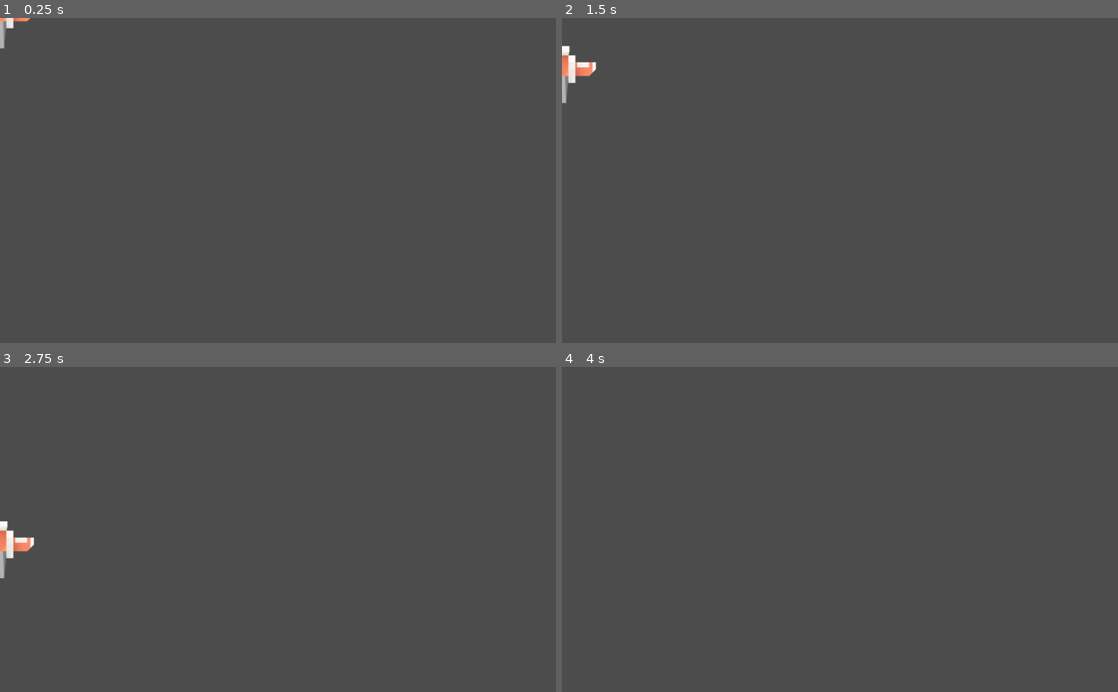
Above: before the commit, frames 1-4 (two rows, left to right).
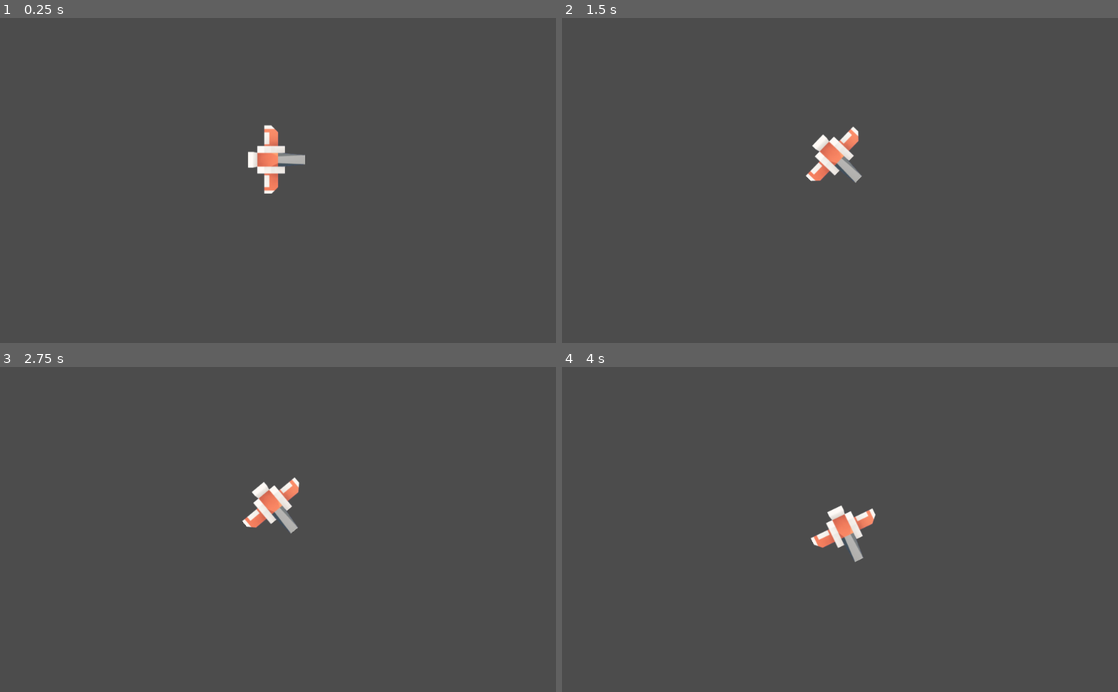
Above: after the commit, the same moments.

Repository: bux10/SpaceMultiplayer
Game: Godot game, scene res://Main.tscn
The game is run twice, just before and just after one commit, with the same random seed, the same clock (stepped at 60 frames per second) and the same inputs. Before the commit the project has no main scene; this scene is started directly in both runs.
Inputs:
- Up to frame 1 (0.25 s): no input
- Up to frame 2 (1.5 s): hold D (turn_right, bound only after the commit) 0.53-1.28 s; hold A (turn_left, bound only after the commit) from 1.28 s (still down)
- Up to frame 3 (2.75 s): release A (turn_left, bound only after the commit) at 2.03 s; hold D (turn_right, bound only after the commit) from 2.03 s (still down)
- Up to frame 4 (4 s): release D (turn_right, bound only after the commit) at 2.78 s; hold W (forward, bound only after the commit) 2.78-3.53 s; hold A (turn_left, bound only after the commit) from 3.53 s (still down)

The runs differ from the first frame. In frame 1, 1.1% of the frame differs, in the area x 0-55%, y 0-55%; in frame 2, 1.4%, in the area x 0-54%, y 8-51%; in frame 3, 1.4%; in frame 4, 0.9%.

Commit message:
moveable ship

Diff:
--- a/Main.tscn
+++ b/Main.tscn
@@ -1,40 +1,10 @@
-[gd_scene load_steps=3 format=2]
+[gd_scene load_steps=2 format=2]
 
-[ext_resource path="res://assets/spaceCraft1.png" type="Texture" id=1]
+[ext_resource path="res://Ship.tscn" type="PackedScene" id=1]
 
-[sub_resource type="CircleShape2D" id=1]
+[node name="Main" type="Node"]
 
-custom_solver_bias = 0.0
-radius = 50.9099
+[node name="Ship" parent="." index="0" instance=ExtResource( 1 )]
 
-[node name="Main" type="Node" index="0"]
-
-[node name="Ship" type="RigidBody2D" parent="." index="0"]
-
-input_pickable = false
-collision_layer = 1
-collision_mask = 1
-mode = 0
-mass = 1.0
-friction = 1.0
-bounce = 0.0
-gravity_scale = 1.0
-custom_integrator = false
-continuous_cd = 0
-contacts_reported = 0
-contact_monitor = false
-sleeping = false
-can_sleep = true
-linear_velocity = Vector2( 0, 0 )
-linear_damp = -1.0
-angular_velocity = 0.0
-angular_damp = -1.0
-
-[node name="player1" type="Sprite" parent="Ship" index="0"]
-
-texture = ExtResource( 1 )
-_sections_unfolded = [ "Transform" ]
-
-[node name="CollisionShape2D" type="CollisionShape2D" parent="Ship" index="1"]
-
-shape = SubResource( 1 )
+position = Vector2( 508.92, 260.937 )
+gravity_scale = 0.0
--- /dev/null
+++ b/Ship.gd
@@ -0,0 +1,23 @@
+extends RigidBody2D
+
+var speed = 200
+var rotation_speed = 80
+var max_speed = 150
+
+func _ready():
+	# Called when the node is added to the scene for the first time.
+	# Initialization here
+	pass
+
+func _process(delta):
+	if Input.is_action_pressed('forward'):
+		add_force(Vector2(0,0), Vector2(cos(rotation), sin(rotation))*delta*speed)
+#limit the velocity to max_speed
+	if get_linear_velocity().length() > max_speed:
+		set_linear_velocity(get_linear_velocity().normalized() * max_speed)
+
+	if Input.is_action_pressed('turn_left'):
+		set_angular_velocity(-rotation_speed * delta)
+
+	if Input.is_action_pressed('turn_right'):
+		set_angular_velocity(rotation_speed * delta)
--- /dev/null
+++ b/Ship.tscn
@@ -0,0 +1,45 @@
+[gd_scene load_steps=4 format=2]
+
+[ext_resource path="res://Ship.gd" type="Script" id=1]
+[ext_resource path="res://assets/spaceCraft1.png" type="Texture" id=2]
+
+[sub_resource type="CircleShape2D" id=1]
+
+custom_solver_bias = 0.0
+radius = 50.9099
+
+[node name="Ship" type="RigidBody2D" index="0"]
+
+input_pickable = false
+collision_layer = 1
+collision_mask = 1
+mode = 0
+mass = 1.0
+friction = 1.0
+bounce = 0.0
+gravity_scale = 1.0
+custom_integrator = false
+continuous_cd = 0
+contacts_reported = 0
+contact_monitor = false
+sleeping = false
+can_sleep = true
+linear_velocity = Vector2( 0, 0 )
+linear_damp = -1.0
+angular_velocity = 0.0
+angular_damp = -1.0
+script = ExtResource( 1 )
+_sections_unfolded = [ "Transform" ]
+__meta__ = {
+"_edit_group_": true
+}
+
+[node name="player1" type="Sprite" parent="." index="0"]
+
+rotation = -1.5708
+texture = ExtResource( 2 )
+_sections_unfolded = [ "Transform" ]
+
+[node name="CollisionShape2D" type="CollisionShape2D" parent="." index="1"]
+
+shape = SubResource( 1 )
--- a/project.godot
+++ b/project.godot
@@ -11,7 +11,19 @@
 [application]
 
 config/name="Multiplayer"
+run/main_scene="res://Main.tscn"
 config/icon="res://icon.png"
+
+[input]
+
+forward=[ Object(InputEventKey,"resource_local_to_scene":false,"resource_name":"","device":0,"alt":false,"shift":false,"control":false,"meta":false,"command":false,"pressed":false,"scancode":87,"unicode":0,"echo":false,"script":null)
+ ]
+backward=[ Object(InputEventKey,"resource_local_to_scene":false,"resource_name":"","device":0,"alt":false,"shift":false,"control":false,"meta":false,"command":false,"pressed":false,"scancode":83,"unicode":0,"echo":false,"script":null)
+ ]
+turn_right=[ Object(InputEventKey,"resource_local_to_scene":false,"resource_name":"","device":0,"alt":false,"shift":false,"control":false,"meta":false,"command":false,"pressed":false,"scancode":68,"unicode":0,"echo":false,"script":null)
+ ]
+turn_left=[ Object(InputEventKey,"resource_local_to_scene":false,"resource_name":"","device":0,"alt":false,"shift":false,"control":false,"meta":false,"command":false,"pressed":false,"scancode":65,"unicode":0,"echo":false,"script":null)
+ ]
 
 [rendering]
 
